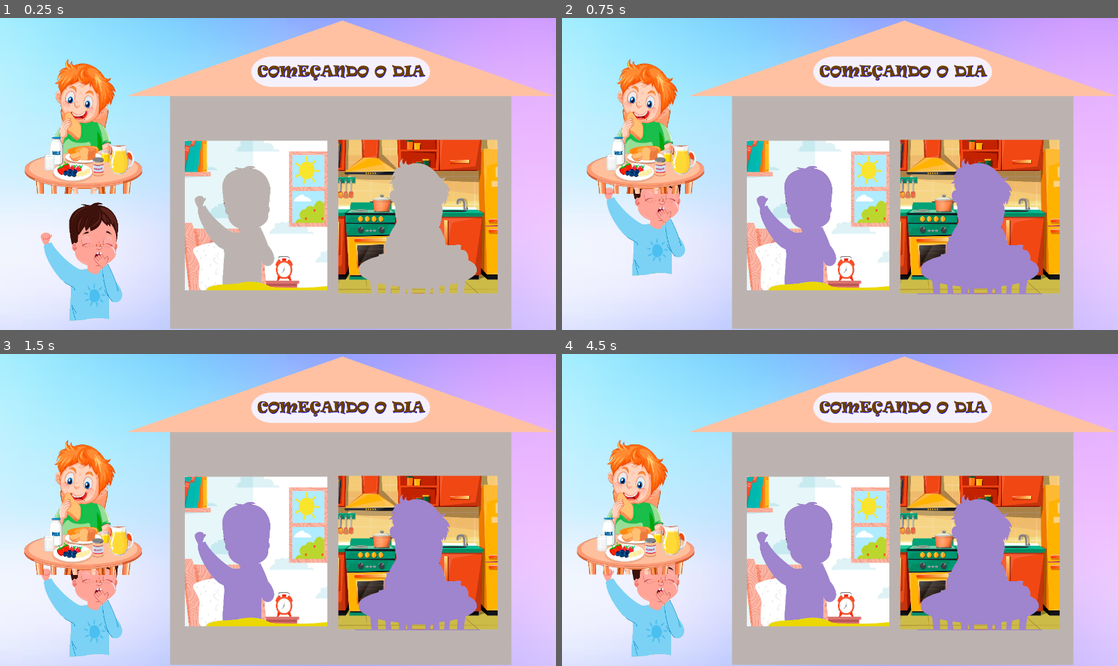
Above: before the commit, frames 1-4 (two rows, left to right).
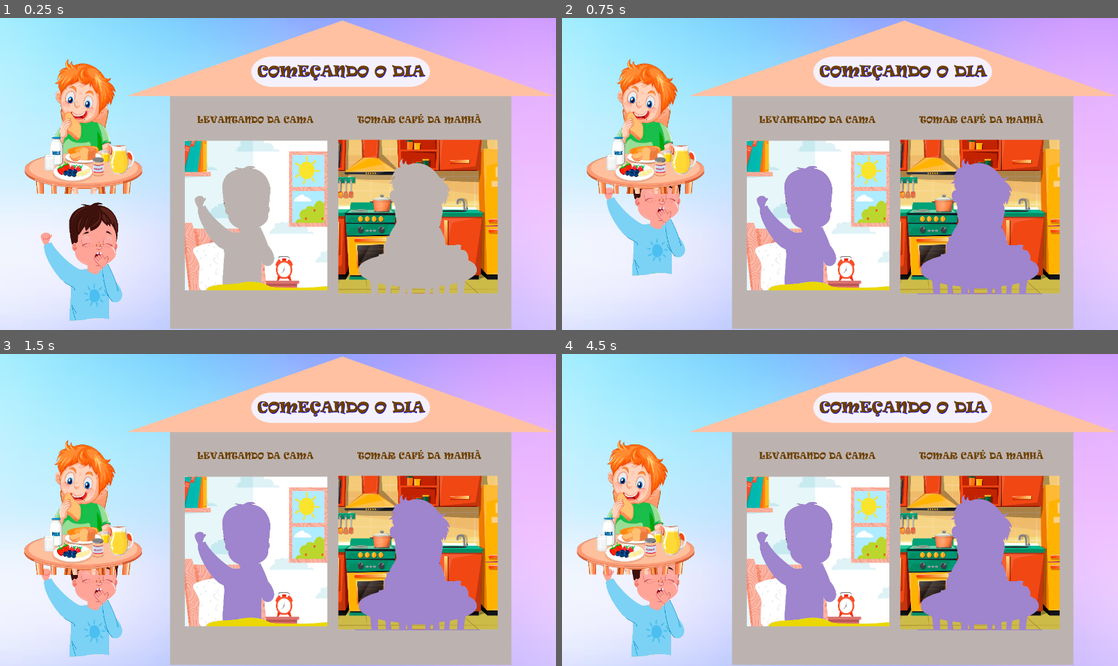
Above: after the commit, the same moments.

Repository: glbessa/minha-rotina
Game: Godot game, scene res://Levels/Level_1.tscn
The game is run twice, just before and just after one commit, with the same random seed, the same clock (stepped at 60 frames per second) and the same inputs. This scene is started directly instead of the project's main scene.
Inputs (mouse positions are in pixels of both pictures, inside the frame that each line leads up to):
- Up to frame 1 (0.25 s): no input
- Up to frame 2 (0.75 s): tap Enter at 0.5 s; drag from (645, 261) to (645, 127) at 0.52 s
- Up to frame 3 (1.5 s): drag from (83, 463) to (83, 597) at 1.27 s
- Up to frame 4 (4.5 s): move the mouse to (895, 441) at 2.02 s; click (895, 441) at 2.17 s; tap Space at 2.75, 4.25 s; drag from (812, 572) to (645, 463) at 2.77 s; tap Enter at 3.5 s; move the mouse to (1006, 556) at 3.52 s; click (1006, 556) at 3.67 s; drag from (673, 463) to (645, 597) at 4.27 s

The runs differ from the first frame. In frame 1, 0.6% of the frame differs, in the area x 35-87%, y 30-34%; in frame 2, 0.6%; in frame 3, 0.6%; in frame 4, 0.6%.

Commit message:
mudança na organização de arquivos, adicionado componentes para serem reaproveitados

Diff:
--- /dev/null
+++ b/game/Components/Dropabble.tscn
@@ -0,0 +1,27 @@
+[gd_scene load_steps=3 format=3 uid="uid://c7fbj4lfjcdgb"]
+
+[ext_resource type="Script" uid="uid://b2gb1avgn40lw" path="res://Scripts/puzzle_dropabble.gd" id="1_iy4sc"]
+
+[sub_resource type="RectangleShape2D" id="RectangleShape2D_g2jd0"]
+size = Vector2(360, 360)
+
+[node name="puzzle2_dropabble" type="StaticBody2D" groups=["dropable"]]
+scale = Vector2(0.999998, 1)
+script = ExtResource("1_iy4sc")
+
+[node name="CollisionShape2D" type="CollisionShape2D" parent="."]
+shape = SubResource("RectangleShape2D_g2jd0")
+
+[node name="ColorRect" type="ColorRect" parent="."]
+anchors_preset = 8
+anchor_left = 0.5
+anchor_top = 0.5
+anchor_right = 0.5
+anchor_bottom = 0.5
+offset_left = -180.0
+offset_top = -180.0
+offset_right = 180.0
+offset_bottom = 180.0
+grow_horizontal = 2
+grow_vertical = 2
+color = Color(1, 1, 1, 0)
--- /dev/null
+++ b/game/Components/Puzzle_Piece.tscn
@@ -0,0 +1,23 @@
+[gd_scene load_steps=4 format=3 uid="uid://l4wsxv4eq838"]
+
+[ext_resource type="Script" uid="uid://dkpgsxjrkc0c" path="res://Scripts/puzzle_piece.gd" id="1_5sgqd"]
+[ext_resource type="Texture2D" uid="uid://drvvf6dtnfifc" path="res://Components/Placeholder.webp" id="2_5sgqd"]
+
+[sub_resource type="RectangleShape2D" id="RectangleShape2D_5sgqd"]
+size = Vector2(360, 360)
+
+[node name="puzzle_piece" type="Node2D"]
+script = ExtResource("1_5sgqd")
+
+[node name="Sprite2D" type="Sprite2D" parent="."]
+texture = ExtResource("2_5sgqd")
+
+[node name="Area2D" type="Area2D" parent="."]
+
+[node name="CollisionShape2D" type="CollisionShape2D" parent="Area2D"]
+shape = SubResource("RectangleShape2D_5sgqd")
+
+[connection signal="body_entered" from="Area2D" to="." method="_on_area_2d_body_entered"]
+[connection signal="body_exited" from="Area2D" to="." method="_on_area_2d_body_exited"]
+[connection signal="mouse_entered" from="Area2D" to="." method="_on_area_2d_mouse_entered"]
+[connection signal="mouse_exited" from="Area2D" to="." method="_on_area_2d_mouse_exited"]
--- a/game/Levels/Level_1.tscn
+++ b/game/Levels/Level_1.tscn
@@ -6,11 +6,11 @@
 [ext_resource type="Texture2D" uid="uid://bnq2ujolwq1di" path="res://Backgrounds/house_background.png" id="3_uq0sc"]
 [ext_resource type="Texture2D" uid="uid://8k3md3fyfgs0" path="res://Images/background/comecando_dia_1_bg.png" id="4_x75k1"]
 [ext_resource type="Texture2D" uid="uid://bsybc8re3y7i5" path="res://Images/full/comecando_dia_1.png" id="5_wpk6a"]
-[ext_resource type="Script" uid="uid://b2gb1avgn40lw" path="res://Levels/puzzle_dropabble.gd" id="5_x75k1"]
+[ext_resource type="Script" uid="uid://b2gb1avgn40lw" path="res://Scripts/puzzle_dropabble.gd" id="5_x75k1"]
 [ext_resource type="Texture2D" uid="uid://cd6p8211ccg7m" path="res://Images/full/comecando_dia_2.png" id="6_c1kre"]
 [ext_resource type="Texture2D" uid="uid://rdhvst24rc8v" path="res://Images/background/comecando_dia_2_bg.png" id="7_hofu3"]
 [ext_resource type="Texture2D" uid="uid://bi0uyvoblsm6u" path="res://Images/pieces/comecando_dia_2_piece_1.png" id="11_23710"]
-[ext_resource type="Script" uid="uid://dkpgsxjrkc0c" path="res://Levels/puzzle_piece.gd" id="11_c1kre"]
+[ext_resource type="Script" uid="uid://dkpgsxjrkc0c" path="res://Scripts/puzzle_piece.gd" id="11_c1kre"]
 [ext_resource type="Texture2D" uid="uid://5efnhhj262lo" path="res://Images/pieces/comecando_dia_1_piece_1.png" id="12_hofu3"]
 
 [sub_resource type="FontVariation" id="FontVariation_23710"]
@@ -59,11 +59,37 @@
 scale = Vector2(0.541934, 0.611465)
 texture = ExtResource("3_uq0sc")
 
+[node name="Label Titulo" type="Label" parent="ParallaxBackground/ParallaxLayer/House"]
+offset_left = -693.811
+offset_top = -305.823
+offset_right = -67.8114
+offset_bottom = -129.823
+theme_override_colors/font_color = Color(0.427451, 0.247059, 0, 1)
+theme_override_fonts/font = SubResource("FontVariation_23710")
+theme_override_font_sizes/font_size = 35
+text = "Levantando da Cama"
+horizontal_alignment = 1
+vertical_alignment = 1
+uppercase = true
+
 [node name="puzzle1_full" type="Sprite2D" parent="ParallaxBackground/ParallaxLayer/House"]
 visible = false
 position = Vector2(-378.275, 165.177)
 scale = Vector2(0.43, 0.43)
 texture = ExtResource("5_wpk6a")
+
+[node name="Label Titulo2" type="Label" parent="ParallaxBackground/ParallaxLayer/House"]
+offset_left = 49.8215
+offset_top = -305.823
+offset_right = 675.822
+offset_bottom = -129.823
+theme_override_colors/font_color = Color(0.427451, 0.247059, 0, 1)
+theme_override_fonts/font = SubResource("FontVariation_23710")
+theme_override_font_sizes/font_size = 35
+text = "Tomar Café da Manhã"
+horizontal_alignment = 1
+vertical_alignment = 1
+uppercase = true
 
 [node name="puzzle2_full" type="Sprite2D" parent="ParallaxBackground/ParallaxLayer/House"]
 visible = false
--- a/game/menu_inicial.tscn
+++ b/game/menu_inicial.tscn
@@ -1,7 +1,7 @@
 [gd_scene load_steps=8 format=3 uid="uid://b3tfwboodjqrs"]
 
 [ext_resource type="FontFile" uid="uid://c85m2ddrbtfge" path="res://Fonts/RAVIE.TTF" id="1_5a6yv"]
-[ext_resource type="Script" uid="uid://b54v2gs65p5is" path="res://menu_inicial.gd" id="1_ktf6r"]
+[ext_resource type="Script" uid="uid://b54v2gs65p5is" path="res://Scripts/menu_inicial.gd" id="1_ktf6r"]
 [ext_resource type="Texture2D" uid="uid://b3qvx3rlmnewf" path="res://Buttons/Jogar-removebg-preview.png" id="2_kb4sh"]
 [ext_resource type="Texture2D" uid="uid://bu08mrq4u5uci" path="res://Buttons/imagem_2025-03-08_195857875-removebg-preview.png" id="3_te1wd"]
 [ext_resource type="Texture2D" uid="uid://5g2ke4di8e2o" path="res://Backgrounds/background.png" id="4_awogh"]
--- a/game/menu_opcoes.tscn
+++ b/game/menu_opcoes.tscn
@@ -1,6 +1,6 @@
 [gd_scene load_steps=7 format=3 uid="uid://bj1dk6rsw0p3b"]
 
-[ext_resource type="Script" uid="uid://c0va27yp52a8s" path="res://menu_opcoes.gd" id="1_60l56"]
+[ext_resource type="Script" uid="uid://c0va27yp52a8s" path="res://Scripts/menu_opcoes.gd" id="1_60l56"]
 [ext_resource type="FontFile" uid="uid://c85m2ddrbtfge" path="res://Fonts/RAVIE.TTF" id="1_sswwn"]
 [ext_resource type="Texture2D" uid="uid://5g2ke4di8e2o" path="res://Backgrounds/background.png" id="4_gqiht"]
 [ext_resource type="Texture2D" uid="uid://briq2yi0pd5ss" path="res://Backgrounds/arco_iris_png.png" id="5_b0m46"]
--- a/game/project.godot
+++ b/game/project.godot
@@ -18,7 +18,7 @@
 [autoload]
 
 MainMusic="*res://Music.tscn"
-Global="*res://global.gd"
+Global="*res://Scripts/global.gd"
 
 [display]
 
Binary file added: game/Components/Placeholder.webp
Renamed: game/analytics.gd -> game/Scripts/analytics.gd
Renamed: game/analytics.gd.uid -> game/Scripts/analytics.gd.uid
Renamed: game/draggable.gd -> game/Scripts/draggable.gd
Renamed: game/draggable.gd.uid -> game/Scripts/draggable.gd.uid
Renamed: game/global.gd -> game/Scripts/global.gd
Renamed: game/global.gd.uid -> game/Scripts/global.gd.uid
Renamed: game/menu_inicial.gd -> game/Scripts/menu_inicial.gd
Renamed: game/menu_inicial.gd.uid -> game/Scripts/menu_inicial.gd.uid
Renamed: game/menu_opcoes.gd -> game/Scripts/menu_opcoes.gd
Renamed: game/menu_opcoes.gd.uid -> game/Scripts/menu_opcoes.gd.uid
Renamed: game/Levels/puzzle_dropabble.gd -> game/Scripts/puzzle_dropabble.gd
(and 4 more such lines)
